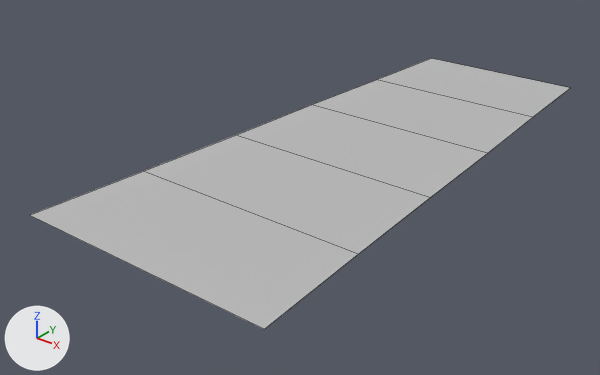
Two versions of the FBX model Assets/Models/Finish_01.fbx, one commit apart.
Camera for both pictures: a 50 mm lens placed at (82.7, -122.0, 62.0), pointed at (-6.5, -10.5, -7.1). Arrows for +X, +Y and +Z are at lower left; the lights stay in place. Mesh edges are drawn as thin lines. Where no turn or scale is listed for an object, it has been applied to the vertices.

The first picture shows 'Finish'.
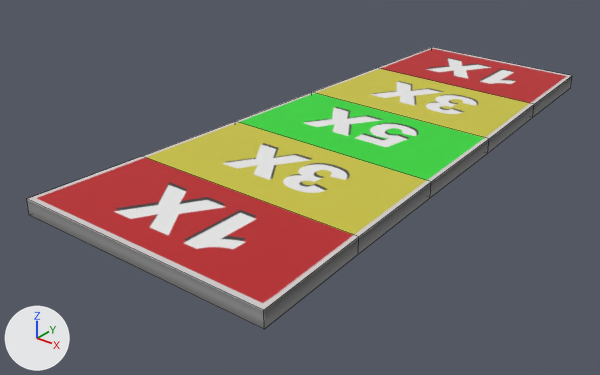
Where the newer file only moved an object's origin or applied its transform, the numbers keep the older frame.

Where the change shows, as pixel boxes (x1, y1, x2, y2) in the pictures (600 x 375 px):
```json
{"object": "Finish", "change": "surface changed, reshaped", "before": [30, 58, 570, 329], "after": [27, 47, 572, 329], "on screen": "grey to black"}
{"part": 1, "of": "me_mesh", "change": "built on", "after": [27, 47, 572, 329]}
{"part": 2, "of": "me_mesh", "change": "surface changed", "before": [30, 58, 570, 329]}
```

Edits to the scene script, one JSON object a line:
```json
{"op": "add", "block": "img_finish_m_base_color_tga", "code": ["img_finish_m_base_color_tga = load_image('Finish_M_Base_Color.tga', 'Finish_M_Base_Color.tga', 1024, 1024, 'sRGB')"]}
{"op": "remove", "block": "mat_finish_m", "code": "mat_finish_m.base_color = (0.5, 0.5, 0.5)  # grey #bcbcbc"}
{"op": "add", "block": "mat_finish_m", "code": "mat_finish_m.texture = img_finish_m_base_color_tga"}
{"block": "me_mesh", "where": "# used by ob_finish; location = (0.0, 0.0, 0.0)"}
{"op": "remove", "block": "me_mesh", "code": "me_mesh.from_pydata(...)  # 12 vertices, 5 faces; spans x -24.8..24.8, y -56.9..56.9, z 0.0"}
{"op": "add", "block": "me_mesh", "code": "me_mesh.from_pydata(...)  # 24 vertices, 22 faces; spans x -24.8..24.8, y -56.9..56.9, z 0.0..2.9"}
{"block": "me_mesh", "change": "me_mesh part 1"}
{"block": "me_mesh", "change": "5 faces are deleted"}
{"block": "me_mesh", "change": "12 new vertices lie (0.0, 0.0, 2.9) away from vertices in x -24.8..24.8, y -56.9..56.9, z 0.0"}
{"block": "me_mesh", "change": "22 new faces join them"}
{"block": "me_mesh", "change": "me_mesh part 2: 5 kept faces spanning x -24.8..24.8, y -56.9..56.9, z 0.0 get new texture (UV) coordinates"}
```
